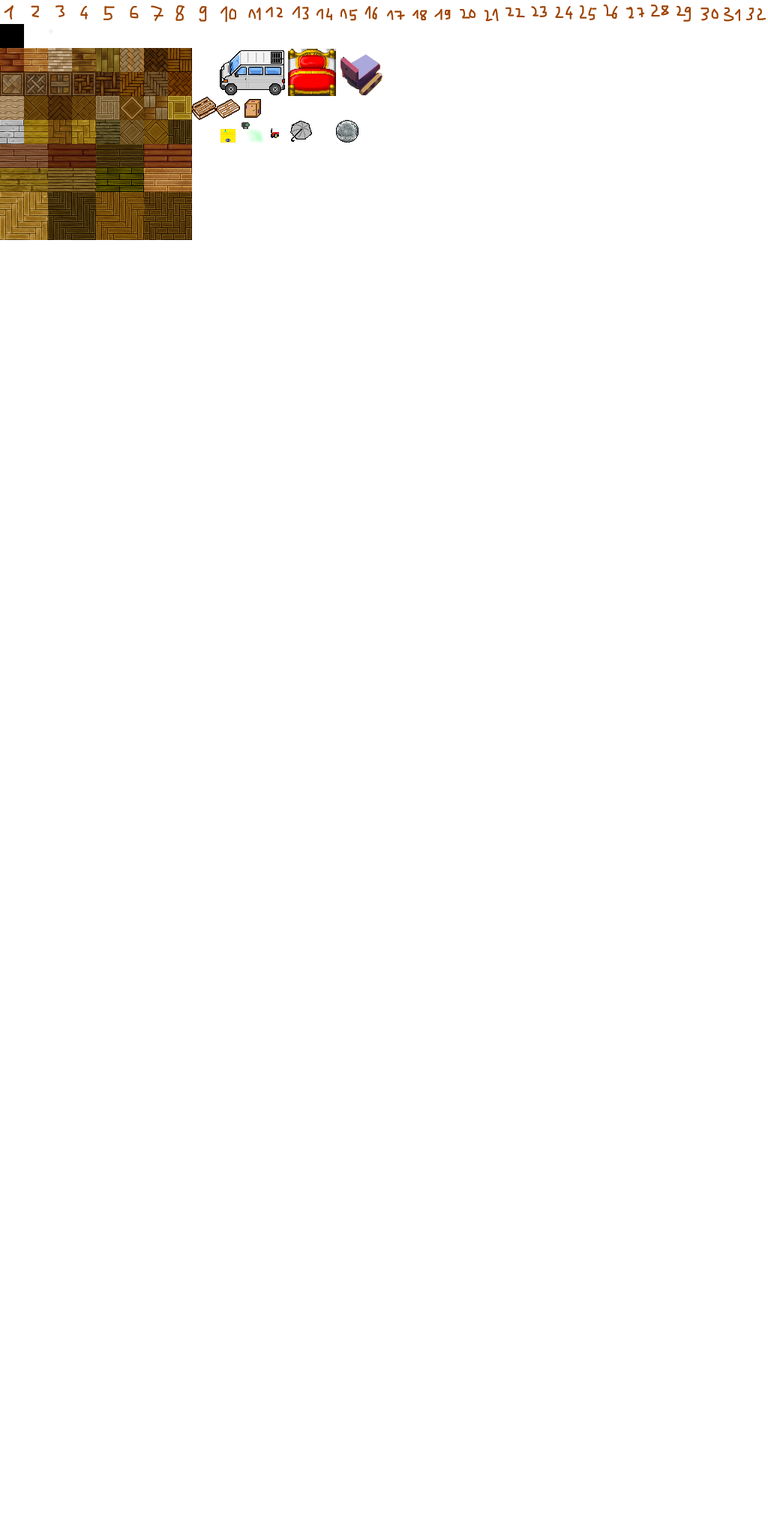
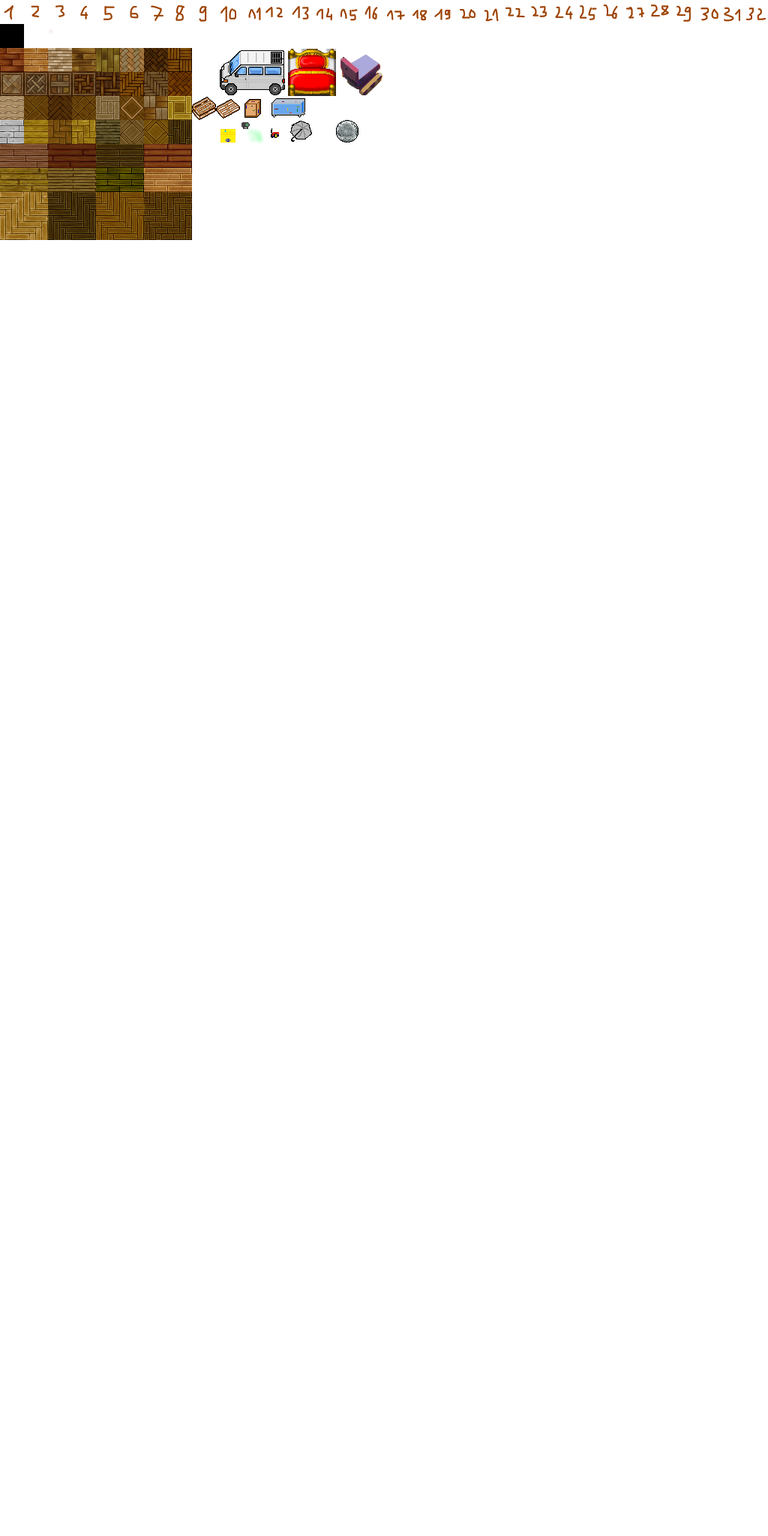
The second 768×1536 image is a revision of the first. Changes to its layers:
pixels changed over [left=230, top=53, right=306, bottom=118] (layer not identified)
